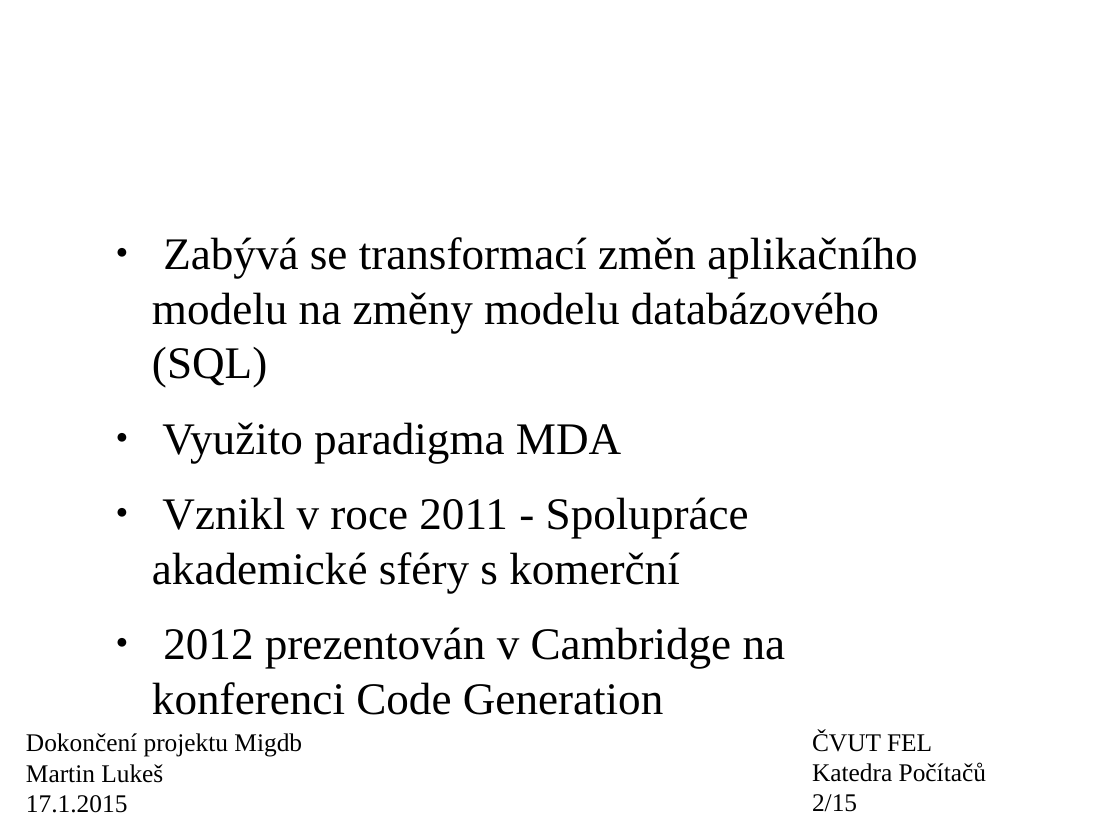
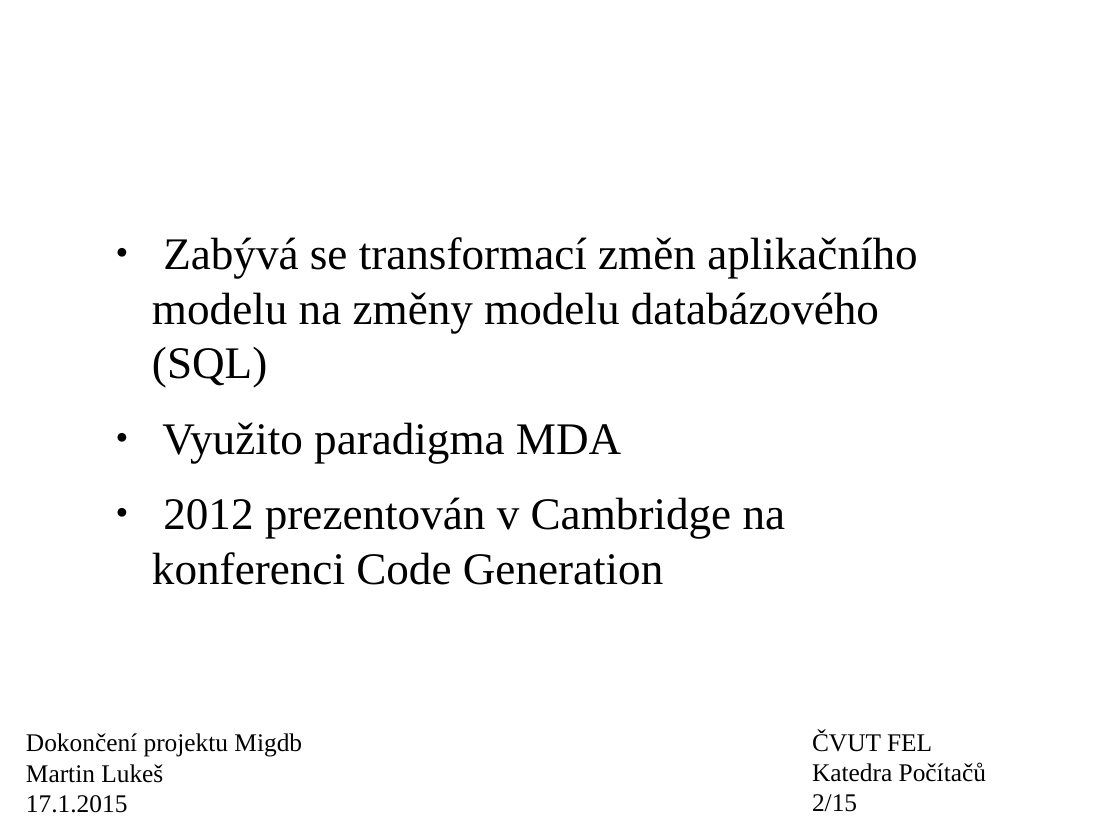
Before and after one commit to wox2/migrace_databaze, a slide deck: slide 2 of diplomka/prezentace.odp. Drawn at 1120x840 pixels with LibreOffice and Linux fonts; fonts in the diff are those of the drawing; background and template pictures are left out. Boxes give left, top, right and bottom in pixels: in the first picture for what was removed or moved away, otherwise in the second. Text is boxed around its words. In the diff, an @@ line names an element or a change of style, - is before the commit and + after.

```diff
--- a/diplomka/prezentace.odp
+++ b/diplomka/prezentace.odp
@@ text at <box>152,497,749,593</box>: paragraph removed @@
-● Vznikl v roce 2011 - Spolupráce akademické sféry s komerční
```
Also in this commit, not shown: 7 other slides changed, 2 other files.
